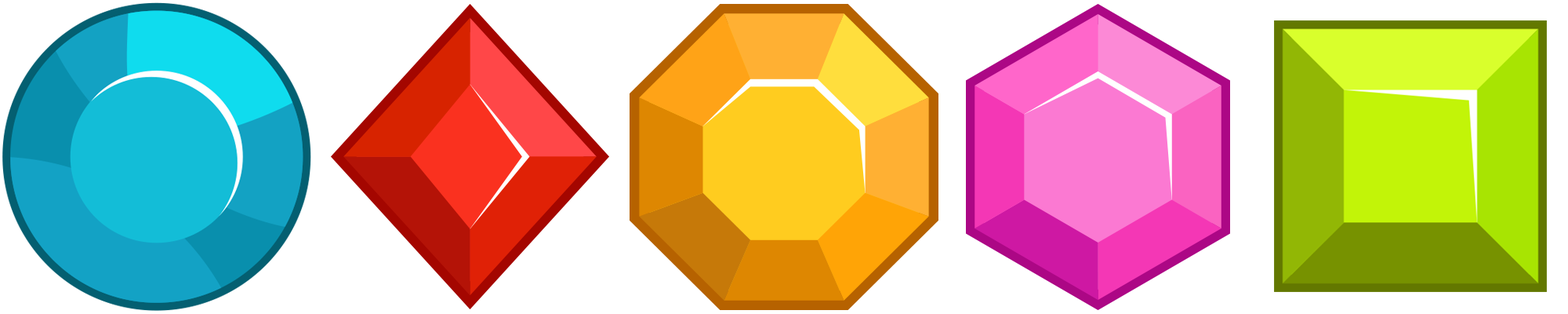
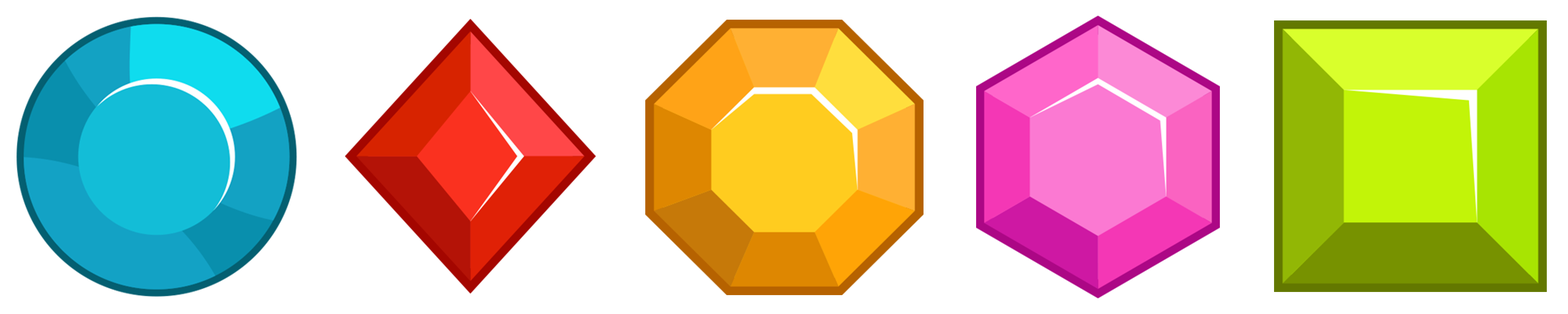
Comparing the layer stacks of the two 1568px x 314px images. Changes:
added group "Jewels" with 5 layers above "Group 1" over [left=16, top=15, right=1231, bottom=298]
moved "Layer 3" into group "Jewels", painted on it over [left=965, top=3, right=1231, bottom=310]
moved "Layer 2" into group "Jewels", painted on it over [left=330, top=3, right=610, bottom=309]
moved "Layer 1" into group "Jewels", painted on it over [left=629, top=3, right=939, bottom=310]
moved "Layer 0" into group "Jewels", painted on it over [left=2, top=2, right=312, bottom=311]
